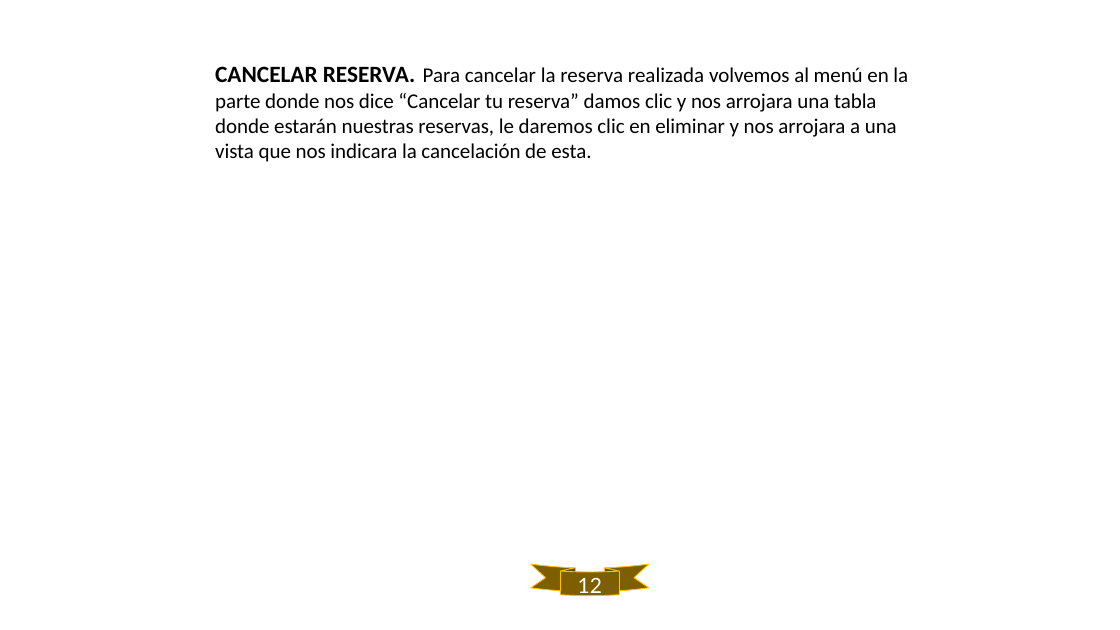
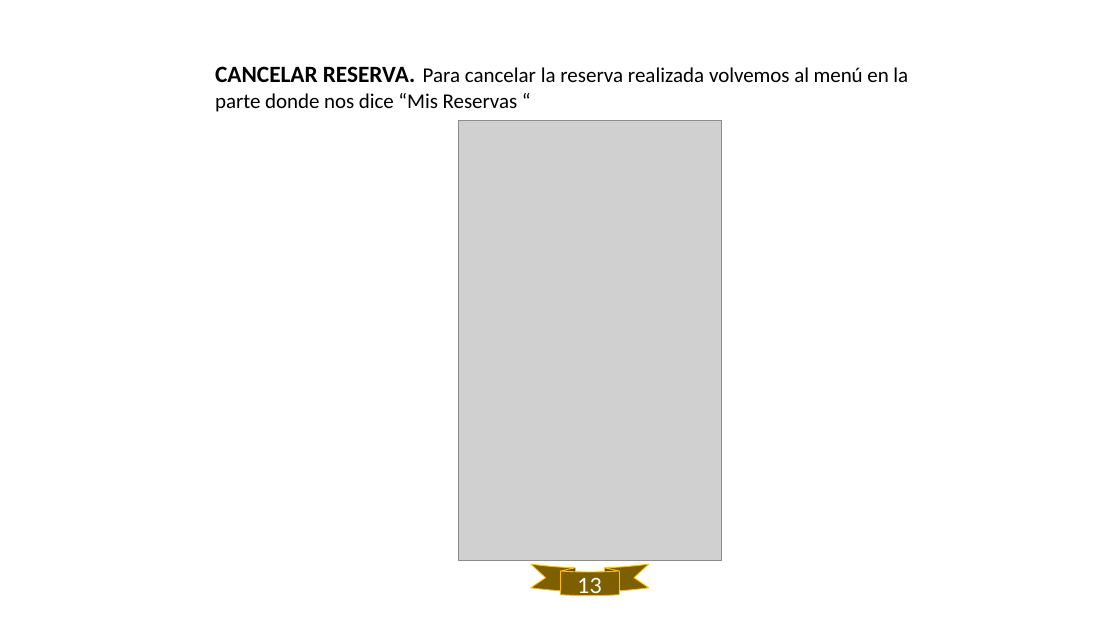
Before and after one commit to Nicolasgil06/CANCHEROS, a slide deck: slide 13 of assets/docs/Trimestre V/04_Manual_Usuario/cancheros manual usuario .pptx. Drawn at 1120x630 pixels with LibreOffice and Linux fonts; fonts in the diff are those of the drawing; grey boxes stand for pictures. Boxes give left, top, right and bottom in pixels: in the first picture for what was removed or moved away, otherwise in the second. Text is boxed around its words. In the diff, an @@ line names an element or a change of style, - is before the commit and + after.

```diff
--- a/assets/docs/Trimestre V/04_Manual_Usuario/cancheros manual usuario .pptx
+++ b/assets/docs/Trimestre V/04_Manual_Usuario/cancheros manual usuario .pptx
@@ text at (215,66,908,112): text changed @@
-CANCELAR RESERVA. Para cancelar la reserva realizada volvemos al menú en la parte donde nos dice “Cancelar tu reserva” damos clic y nos arrojara una tabla donde estarán nuestras reservas, le daremos clic en eliminar y nos arrojara a una vista que nos indicara la cancelación de esta.
+CANCELAR RESERVA. Para cancelar la reserva realizada volvemos al menú en la parte donde nos dice “Mis Reservas “
@@ picture added at (458,121,721,561) @@
@@ text at (578,577,602,598): text changed @@
-12
+13
```
Also in this commit, not shown: 6 other slides changed, 2 slides added, 1 other file.
